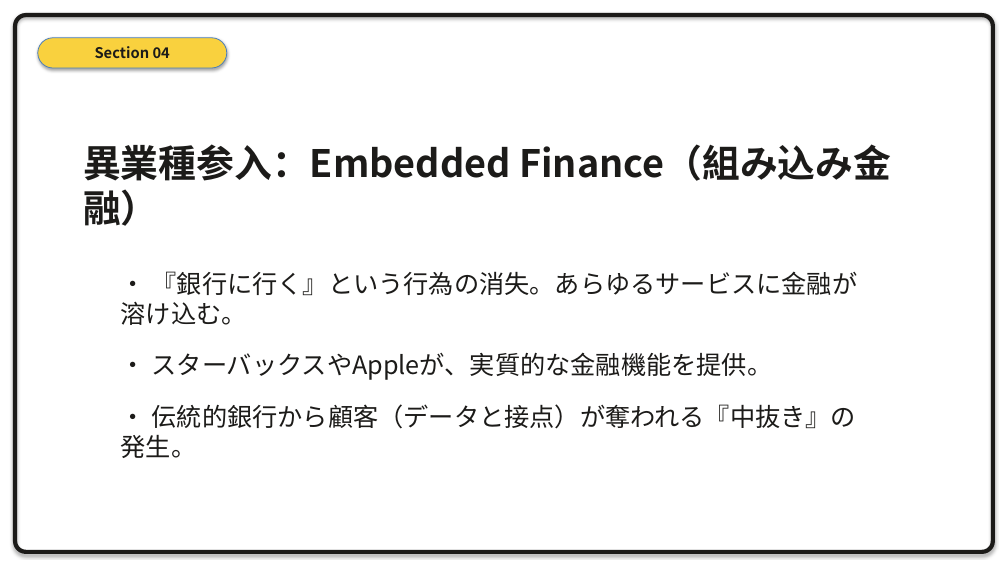
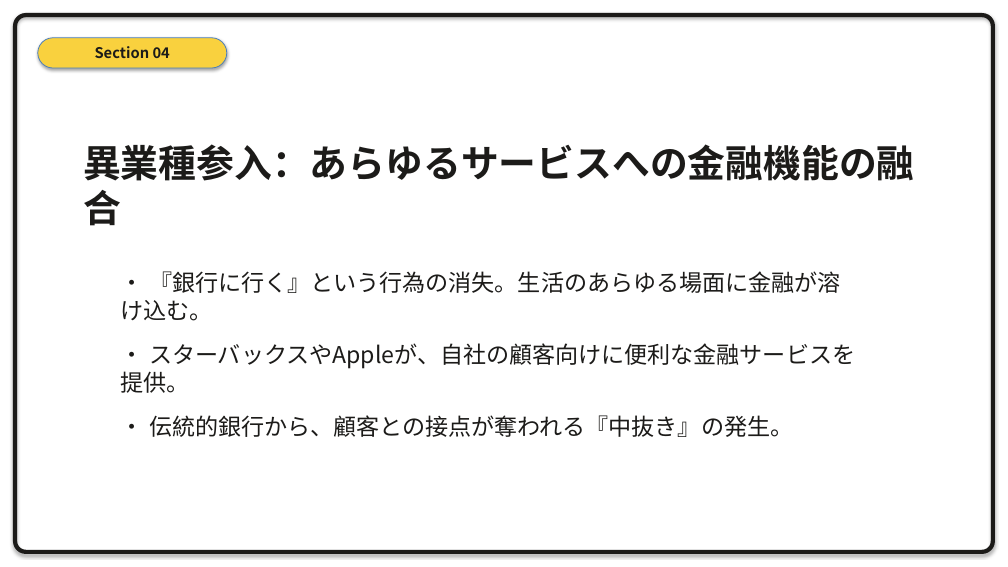
Before and after one commit to xilicrysta/bank-pptx, a slide deck: slide 19 of design-strategy/bank_strategy_presentation.pptx. Drawn at 1008x567 pixels with LibreOffice and Linux fonts; fonts in the diff are those of the drawing. Boxes give left, top, right and bottom in pixels: in the first picture for what was removed or moved away, otherwise in the second. Text is boxed around its words. In the diff, an @@ line names an element or a change of style, - is before the commit and + after.

```diff
--- a/design-strategy/bank_strategy_presentation.pptx
+++ b/design-strategy/bank_strategy_presentation.pptx
@@ text at (83,144,915,226): text changed @@
-異業種参入：Embedded Finance（組み込み金融）
+異業種参入：あらゆるサービスへの金融機能の融合
@@ text at (121,271,855,437): text changed; size 24 to 22 pt @@
-• 『銀行に行く』という行為の消失。あらゆるサービスに金融が溶け込む。
-• スターバックスやAppleが、実質的な金融機能を提供。
-• 伝統的銀行から顧客（データと接点）が奪われる『中抜き』の発生。
+• 『銀行に行く』という行為の消失。生活のあらゆる場面に金融が溶け込む。
+• スターバックスやAppleが、自社の顧客向けに便利な金融サービスを提供。
+• 伝統的銀行から、顧客との接点が奪われる『中抜き』の発生。
```
Also in this commit, not shown: 15 other slides changed, 1 other file.
